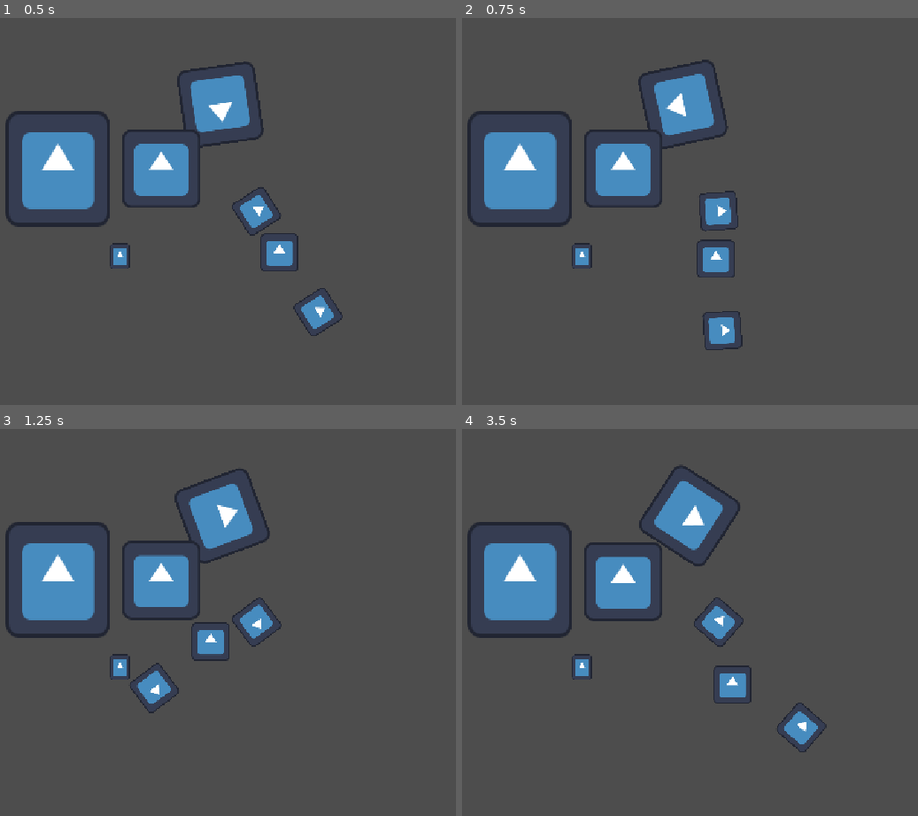
Above: before the commit, frames 1-4 (two rows, left to right).
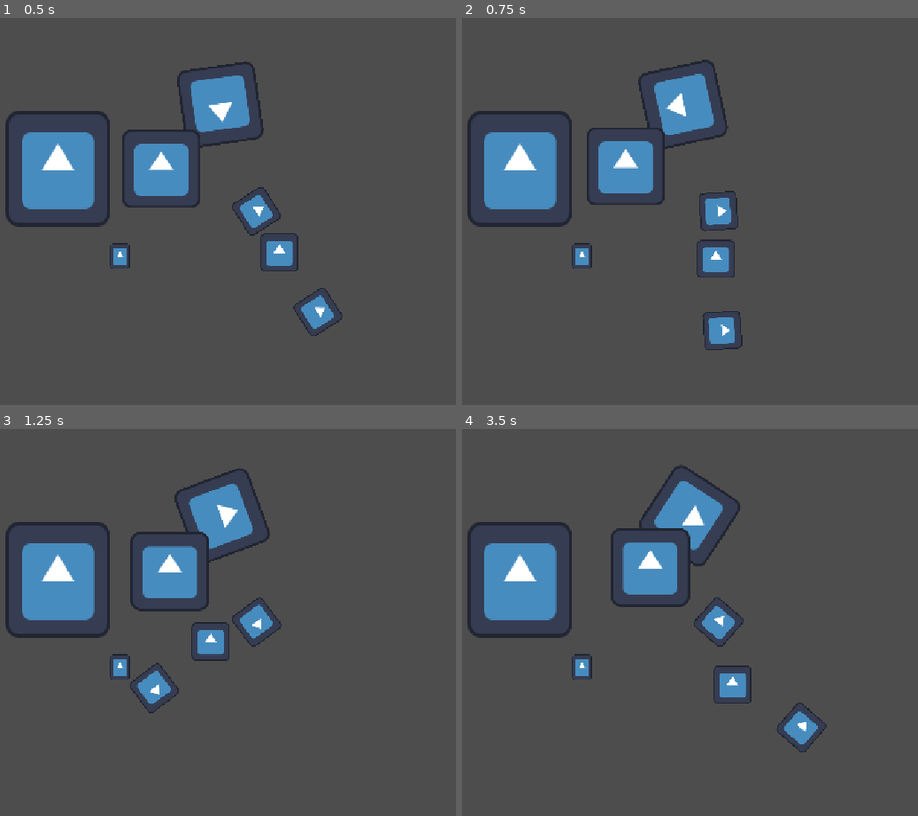
Above: after the commit, the same moments.

Repository: 23483/gamegamegametearaa
Game: Godot game, scene res://the assets/world.tscn
The game is run twice, just before and just after one commit, with the same random seed, the same clock (stepped at 60 frames per second) and the same inputs. The engine's default icon, where the game draws it, is replaced by a stand-in: a white triangle on a blue panel in a dark square.
Inputs:
- Up to frame 1 (0.5 s): no input
- Up to frame 2 (0.75 s): hold D (right, bound only after the commit) from 0.53 s (still down); hold W (ui_jump, bound only after the commit) from 0.53 s (still down)
- Up to frame 3 (1.25 s): keep holding D (right, bound only after the commit); keep holding W (ui_jump, bound only after the commit); tap Space (ui_jump, bound only before the commit) at 0.8 s
- Up to frame 4 (3.5 s): release D (right, bound only after the commit) at 1.28 s; release W (ui_jump, bound only after the commit) at 1.28 s; hold S (down, bound only after the commit) 1.28-2.03 s; tap Space (ui_jump, bound only before the commit) at 1.35, 2.3, 2.85 s; tap W (ui_jump, bound only after the commit) at 1.52, 1.55, 1.82, 3.02, 3.05, 3.32 s; hold W (ui_jump, bound only after the commit) 2.03-2.78 s; hold D (right, bound only after the commit) from 2.03 s (still down)

Frame 1 is identical in both runs. In frame 2, 1.0% of the frame differs, in the area x 26-45%, y 28-49%; in frame 3, 2.1%; in frame 4, 3.0%, in the area x 26-51%, y 25-50%.

Commit message:
wasd do stuff now, they move a dude

Diff:
--- a/project.godot
+++ b/project.godot
@@ -24,7 +24,22 @@
 
 ui_jump={
 "deadzone": 0.2,
-"events": [Object(InputEventKey,"resource_local_to_scene":fa …(140 unchanged characters)… d":false,"keycode":0,"physical_keycode":32,"key_label":0,"unicode":32,"location":0,"echo":false,"script":null)
+"events": [Object(InputEventKey,"resource_local_to_scene":fa …(140 unchanged characters)… d":false,"keycode":0,"physical_keycode":87,"key_label":0,"unicode":119,"location":0,"echo":false,"script":null)
+]
+}
+down={
+"deadzone": 0.2,
+"events": [Object(InputEventKey,"resource_local_to_scene":false,"resource_name":"","device":-1,"window_id":0,"alt_pressed":false,"shift_pressed":false,"ctrl_pressed":false,"meta_pressed":false,"pressed":false,"keycode":0,"physical_keycode":83,"key_label":0,"unicode":115,"location":0,"echo":false,"script":null)
+]
+}
+left={
+"deadzone": 0.2,
+"events": [Object(InputEventKey,"resource_local_to_scene":false,"resource_name":"","device":-1,"window_id":0,"alt_pressed":false,"shift_pressed":false,"ctrl_pressed":false,"meta_pressed":false,"pressed":false,"keycode":0,"physical_keycode":65,"key_label":0,"unicode":97,"location":0,"echo":false,"script":null)
+]
+}
+right={
+"deadzone": 0.2,
+"events": [Object(InputEventKey,"resource_local_to_scene":false,"resource_name":"","device":-1,"window_id":0,"alt_pressed":false,"shift_pressed":false,"ctrl_pressed":false,"meta_pressed":false,"pressed":false,"keycode":0,"physical_keycode":68,"key_label":0,"unicode":100,"location":0,"echo":false,"script":null)
 ]
 }
 
--- a/the assets/world.gd
+++ b/the assets/world.gd
@@ -25,4 +25,10 @@
 	anticrist1.rotate(delta*2)
 
 	if Input.is_action_pressed("ui_jump"):
-		nope.position.y += delta*10
+		nope.position.y -= delta*20
+	if Input.is_action_pressed("left"):
+		nope.position.x -=delta*20
+	if Input.is_action_pressed("right"):
+		nope.position.x += delta*20
+	if Input.is_action_pressed("down"):
+		nope.position.y += delta*20
